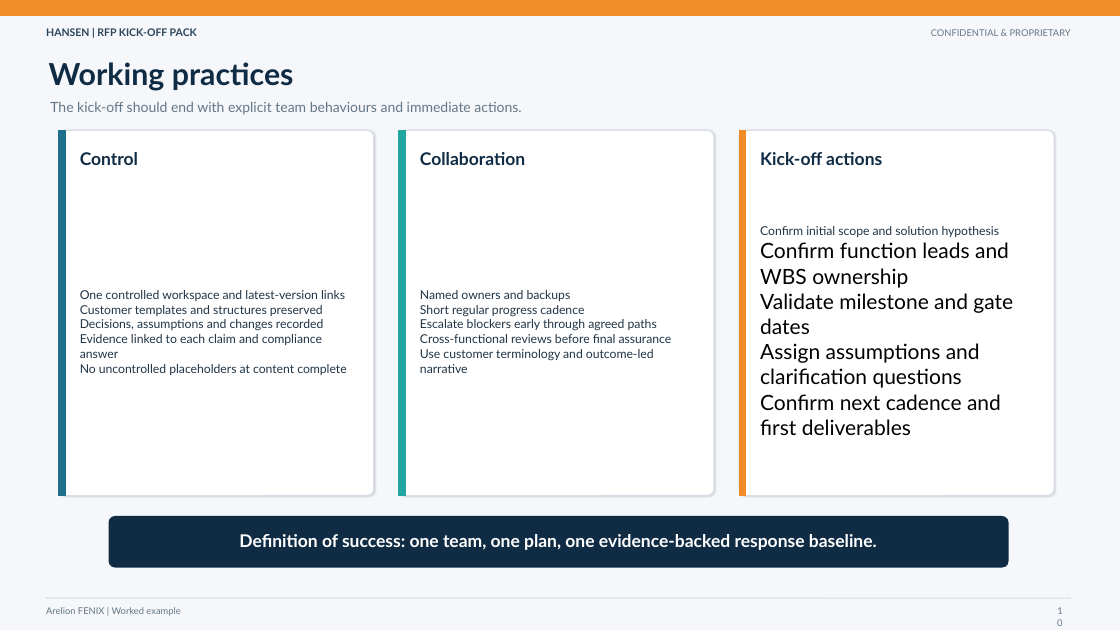
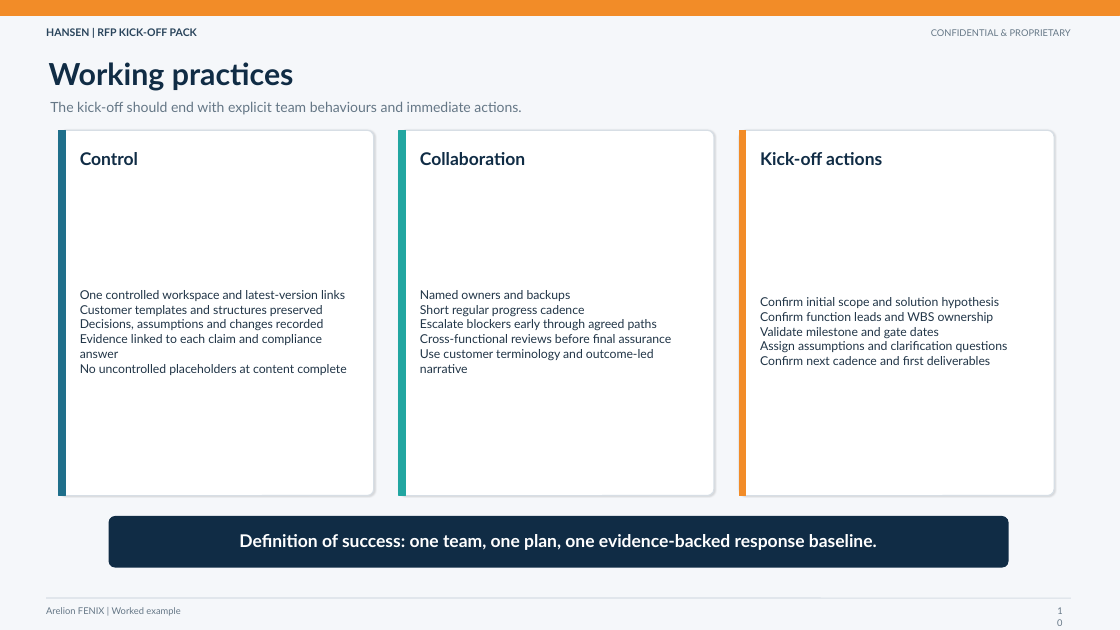
Before and after one commit to sbirchall01-creator/telco-rfp-command-center, a slide deck: slide 10 of public/downloads/Vodaria_RFx_Kickoff_Pack.pptx. Drawn at 1120x630 pixels with LibreOffice and Linux fonts; fonts in the diff are those of the drawing. Boxes give left, top, right and bottom in pixels: in the first picture for what was removed or moved away, otherwise in the second. Text is boxed around its words. In the diff, an @@ line names an element or a change of style, - is before the commit and + after.

```diff
--- a/public/downloads/Vodaria_RFx_Kickoff_Pack.pptx
+++ b/public/downloads/Vodaria_RFx_Kickoff_Pack.pptx
@@ text "Confirm initial scope and solution ..." at bbox=[760, 297, 1008, 365]: size 18 to 10.5 pt, text colour #000000 to #213547 in "Confirm function leads and WBS ownership Validate ..." @@
```
Also in this commit, not shown: 3 other slides changed, 1 other file.
